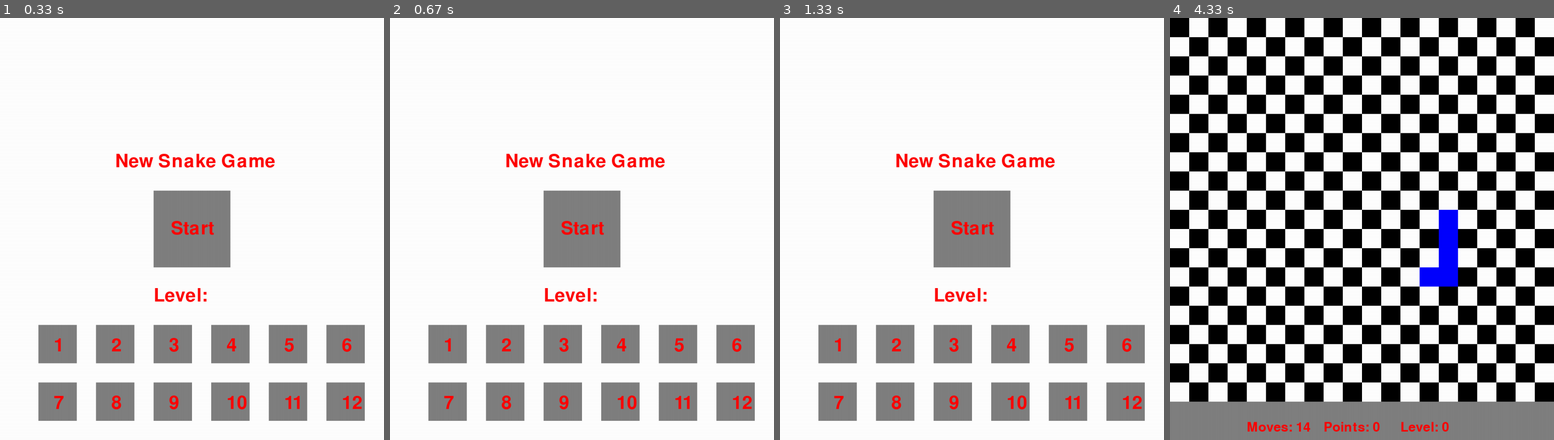
Above: before the commit, frames 1-4 (left to right).
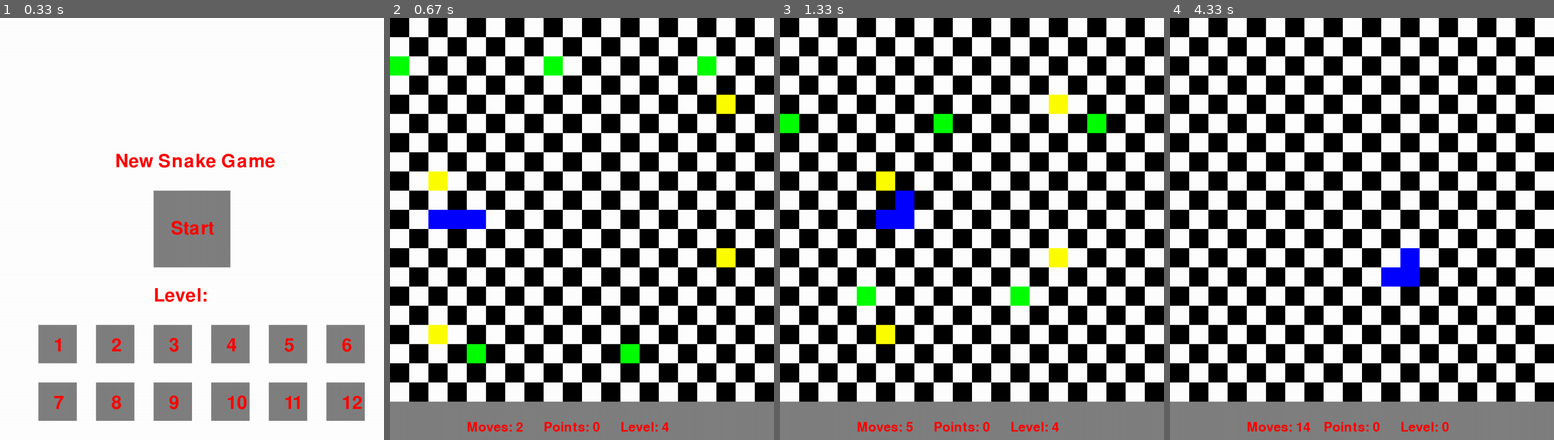
Above: after the commit, the same moments.

Repository: mwertich/gametest
Game: pygame game, started from SnakeGame/Snake2.py
The game is run twice, just before and just after one commit, with the same random seed, the same clock (stepped at 60 frames per second) and the same inputs.
Inputs (mouse positions are in pixels of both pictures, inside the frame that each line leads up to):
- Up to frame 1 (0.33 s): no input
- Up to frame 2 (0.67 s): click (620, 342) at 0.38 s, where only the run after the commit has a clickable "4"
- Up to frame 3 (1.33 s): hold Right 0.67-1.13 s; move the mouse to (956, 245) at 0.7 s; hold Up from 1.17 s (still down)
- Up to frame 4 (4.33 s): release Up at 1.63 s; click "Start" at 1.72 s; click "Moves: 5" at 2.68 s; hold Down 3.57-4.1 s; hold Left from 4.13 s (still down)

Frame 1 is identical in both runs. In frame 2, 61% of the frame differs, in the area x 0-100%, y 0-100%; in frame 3, 61%; in frame 4, 1.9%.

Commit message:
Snake Game

Diff:
--- a/SnakeGame/Snake2.py
+++ b/SnakeGame/Snake2.py
@@ -150,7 +150,7 @@
             self.control_enemy()
 
     def update(self):
-        if self.snake.moves % self.spawn_rate == 0:
+        if self.snake.moves % self.spawn_rate == 0 and len(self.fruits) < 5:
             self.add_fruit()
 
     def draw_grid(self):
@@ -241,6 +241,12 @@
             game.level = 3
             game.enemies = [Zombie((4, 0), "S"), Zombie((8, 0), "S"), Zombie((12, 0), "S"), Zombie((16, 0), "S"),
                     Flame((19, 4), "W"), Flame((19, 8), "W"), Flame((19, 12), "W"), Flame((19, 16), "W")]
+
+        elif x >= 550 and x <= 650 and y >= 800 and y <= 900:
+            game.state = "run"
+            game.level = 4
+            game.enemies = [Zombie((0, 0), "S"), Zombie((4, 19), "N"), Zombie((8, 0), "S"), Zombie((12, 19), "N"), Zombie((16, 0), "S"),
+                            Zombie((20, 19), "N"), Flame((19, 4), "W"), Flame((0, 8), "E"), Flame((19, 12), "W"), Flame((0, 16), "E")]
 
 
 pygame.init()
@@ -260,7 +266,7 @@
 RED = (255, 0, 0)
 BLUE = (0, 0, 255)
 YELLOW = (255, 255, 0)
-start_fields = [(4, 10), (3, 10), (2, 10), (1, 10), (0, 10)]
+start_fields = [(2, 10), (1, 10), (0, 10)]
 levels = [
     [Zombie((4, 0), "S"), Zombie((8, 0), "S"), Zombie((12, 0), "S"), Zombie((16, 0), "S")]
 ]
